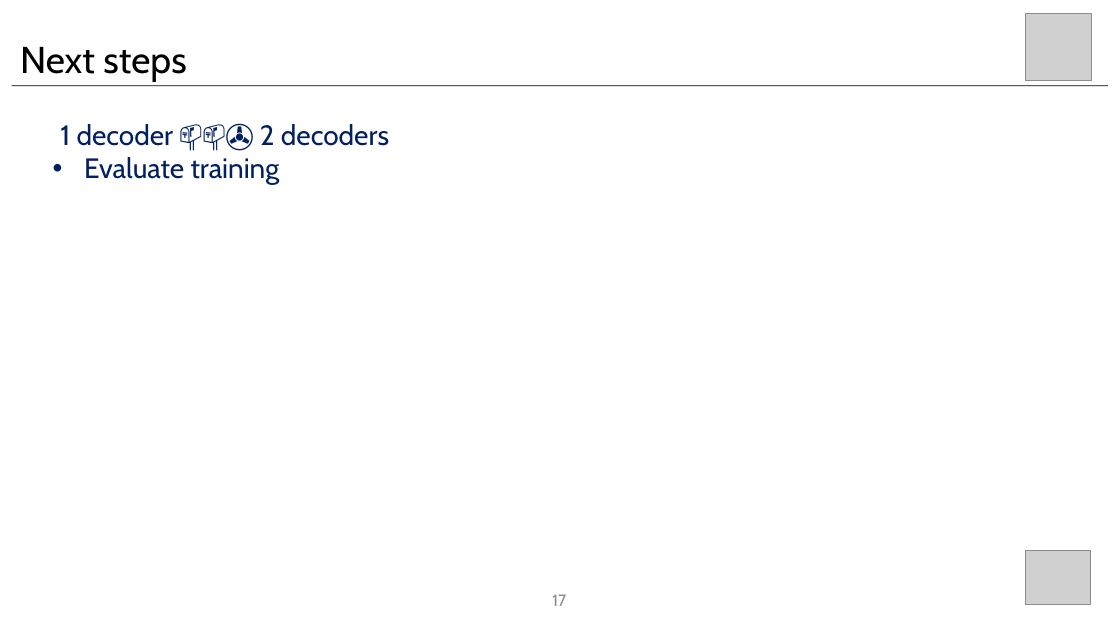
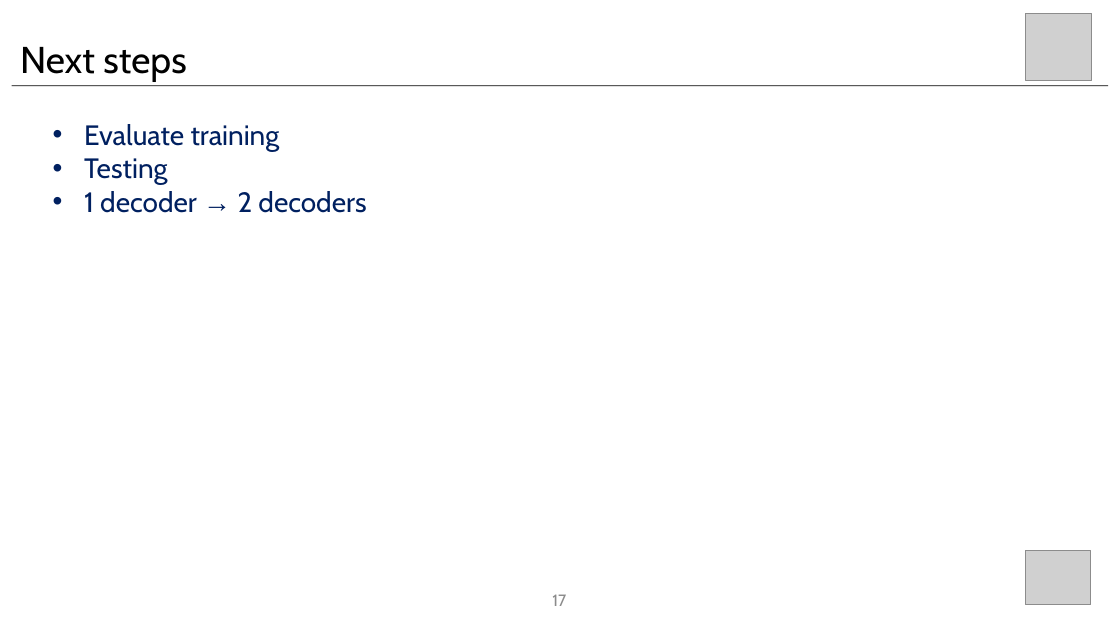
Before and after one commit to wangyi111/Building-Vectorization-3D, a slide deck: slide 17 of assets/reports/20201029_BuildNetwork.pptx. Drawn at 1120x630 pixels with LibreOffice and Linux fonts; fonts in the diff are those of the drawing; grey boxes stand for pictures. Boxes give left, top, right and bottom in pixels: in the first picture for what was removed or moved away, otherwise in the second. Text is boxed around its words. In the diff, an @@ line names an element or a change of style, - is before the commit and + after.

```diff
--- a/assets/reports/20201029_BuildNetwork.pptx
+++ b/assets/reports/20201029_BuildNetwork.pptx
@@ text at [60, 124, 389, 146]: paragraph removed @@
-1 decoder 📫📫✇ 2 decoders
@@ text at [84, 158, 366, 213]: paragraphs added @@
+• Testing
+• 1 decoder → 2 decoders
```
Also in this commit, not shown: 2 other slides changed.
